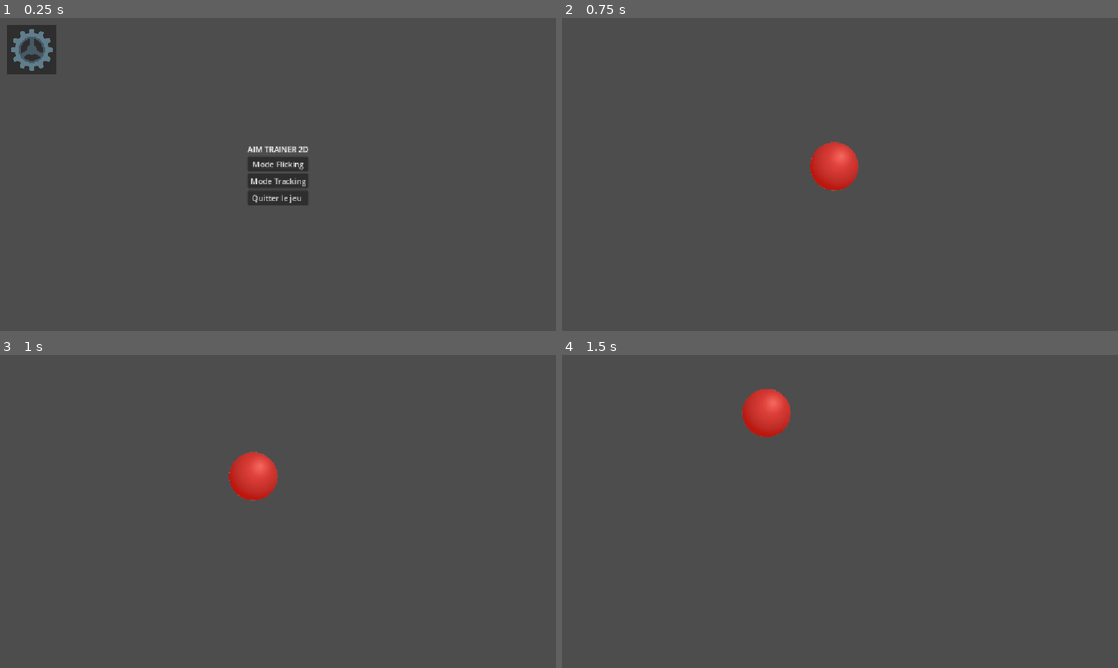
Above: before the commit, frames 1-4 (two rows, left to right).
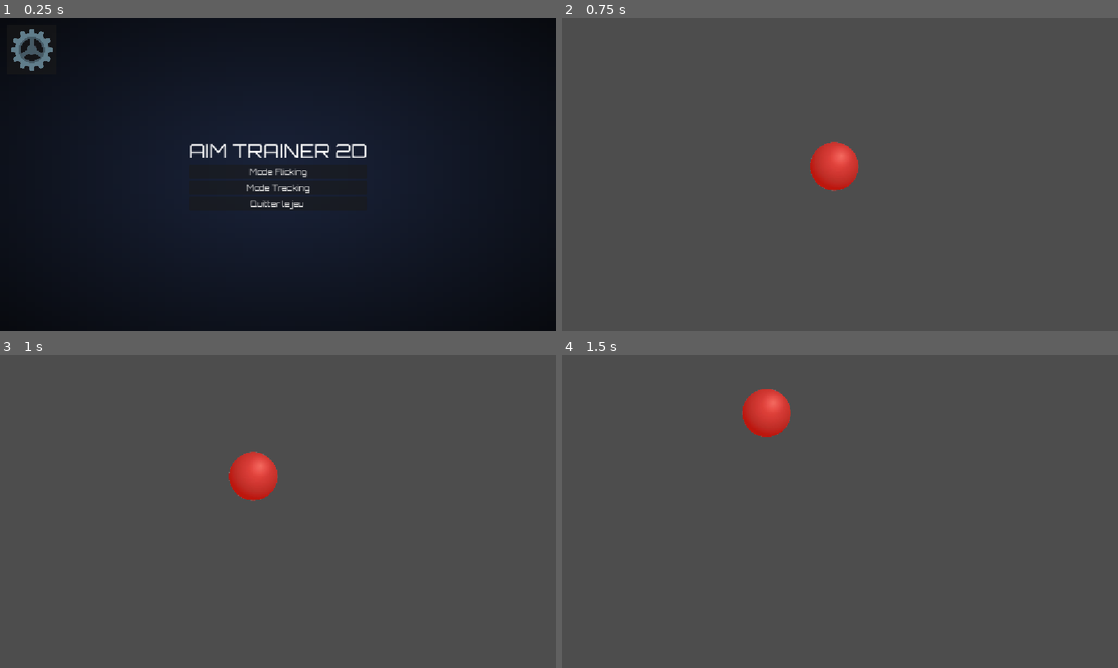
Above: after the commit, the same moments.

Repository: enflak3/trace-x
Game: Godot game, scene res://main_menu.tscn
Two runs of this game, one before a commit and one after it. Both use one fixed random seed, a clock stepped at 60 frames per second and the inputs below.
Inputs (mouse positions are in pixels of both pictures, inside the frame that each line leads up to):
- Up to frame 1 (0.25 s): no input
- Up to frame 2 (0.75 s): click "Mode Tracking" at 0.5 s
- Up to frame 3 (1 s): no input
- Up to frame 4 (1.5 s): move the mouse to (789, 442) at 1.27 s; click (789, 442) at 1.42 s

The runs differ from the first frame. In frame 1, 99% of the frame differs, in the area x 0-100%, y 0-100%; in frame 2, nothing differs; in frame 3, nothing differs; in frame 4, nothing differs.

Commit message:
Style
Ajout d'un arriere plan de meilleure couleur + nouvelle police de texte

Diff:
--- a/Main.tscn
+++ b/Main.tscn
@@ -1,6 +1,7 @@
 [gd_scene format=3 uid="uid://l6m0w4enrqsi"]
 
 [ext_resource type="Script" uid="uid://xw0e7y7vmq6l" path="res://main.gd" id="1_glv2v"]
+[ext_resource type="FontFile" uid="uid://dk4gl5munqf24" path="res://Orbitron-VariableFont_wght.ttf" id="2_uu6xs"]
 
 [node name="Main" type="Node2D" unique_id=1524956141]
 script = ExtResource("1_glv2v")
@@ -28,14 +29,17 @@
 
 [node name="Pause" type="Label" parent="PauseLayer/PauseMenu/VBoxContainer" unique_id=1972470821]
 layout_mode = 2
+theme_override_fonts/font = ExtResource("2_uu6xs")
 text = "Pause"
 horizontal_alignment = 1
 vertical_alignment = 1
 
 [node name="BtnResume" type="Button" parent="PauseLayer/PauseMenu/VBoxContainer" unique_id=1773483094]
 layout_mode = 2
+theme_override_fonts/font = ExtResource("2_uu6xs")
 text = "Reprendre"
 
 [node name="BtnQuit" type="Button" parent="PauseLayer/PauseMenu/VBoxContainer" unique_id=634586824]
 layout_mode = 2
+theme_override_fonts/font = ExtResource("2_uu6xs")
 text = "Quitter"
--- a/main_menu.tscn
+++ b/main_menu.tscn
@@ -2,6 +2,16 @@
 
 [ext_resource type="Script" uid="uid://c614wg7dau8a8" path="res://main_menu.gd" id="1_06t4h"]
 [ext_resource type="Texture2D" uid="uid://daryke23gue0j" path="res://gear-removebg-preview.png" id="2_7vrkn"]
+[ext_resource type="FontFile" uid="uid://dk4gl5munqf24" path="res://Orbitron-VariableFont_wght.ttf" id="2_fu7sn"]
+
+[sub_resource type="Gradient" id="Gradient_jsphu"]
+colors = PackedColorArray(0.101960786, 0.13725491, 0.22745098, 1, 0.03137255, 0.039215688, 0.05882353, 1)
+
+[sub_resource type="GradientTexture2D" id="GradientTexture2D_44saq"]
+gradient = SubResource("Gradient_jsphu")
+fill = 1
+fill_from = Vector2(0.5, 0.5)
+fill_to = Vector2(1, 1)
 
 [node name="MainMenu" type="Control" unique_id=1301583674]
 layout_mode = 3
@@ -11,6 +21,15 @@
 grow_horizontal = 2
 grow_vertical = 2
 script = ExtResource("1_06t4h")
+
+[node name="TextureRect" type="TextureRect" parent="." unique_id=449185307]
+layout_mode = 1
+anchors_preset = 15
+anchor_right = 1.0
+anchor_bottom = 1.0
+grow_horizontal = 2
+grow_vertical = 2
+texture = SubResource("GradientTexture2D_44saq")
 
 [node name="VBoxContainer" type="VBoxContainer" parent="." unique_id=86355285]
 layout_mode = 1
@@ -28,18 +47,23 @@
 
 [node name="Label" type="Label" parent="VBoxContainer" unique_id=422736733]
 layout_mode = 2
+theme_override_fonts/font = ExtResource("2_fu7sn")
+theme_override_font_sizes/font_size = 40
 text = "AIM TRAINER 2D"
 
 [node name="BtnFlick" type="Button" parent="VBoxContainer" unique_id=1641255369]
 layout_mode = 2
+theme_override_fonts/font = ExtResource("2_fu7sn")
 text = "Mode Flicking"
 
 [node name="BtnTracking" type="Button" parent="VBoxContainer" unique_id=1310452859]
 layout_mode = 2
+theme_override_fonts/font = ExtResource("2_fu7sn")
 text = "Mode Tracking"
 
 [node name="BtnQuit" type="Button" parent="VBoxContainer" unique_id=2017787268]
 layout_mode = 2
+theme_override_fonts/font = ExtResource("2_fu7sn")
 text = "Quitter le jeu "
 
 [node name="FlickSelectPanel" type="PanelContainer" parent="." unique_id=943096321]
@@ -62,6 +86,7 @@
 
 [node name="Nombre de cibles" type="Label" parent="FlickSelectPanel/VBoxContainer" unique_id=946609378]
 layout_mode = 2
+theme_override_fonts/font = ExtResource("2_fu7sn")
 horizontal_alignment = 1
 
 [node name="HBoxContainer" type="HBoxContainer" parent="FlickSelectPanel/VBoxContainer" unique_id=912842343]
@@ -70,20 +95,24 @@
 [node name="Btn10" type="Button" parent="FlickSelectPanel/VBoxContainer/HBoxContainer" unique_id=1515724876]
 custom_minimum_size = Vector2(70, 50)
 layout_mode = 2
+theme_override_fonts/font = ExtResource("2_fu7sn")
 text = "10"
 
 [node name="Btn25" type="Button" parent="FlickSelectPanel/VBoxContainer/HBoxContainer" unique_id=1317856658]
 custom_minimum_size = Vector2(70, 50)
 layout_mode = 2
+theme_override_fonts/font = ExtResource("2_fu7sn")
 text = "25"
 
 [node name="Btn50" type="Button" parent="FlickSelectPanel/VBoxContainer/HBoxContainer" unique_id=382504192]
 custom_minimum_size = Vector2(70, 50)
 layout_mode = 2
+theme_override_fonts/font = ExtResource("2_fu7sn")
 text = "50"
 
 [node name="BtnBack" type="Button" parent="FlickSelectPanel/VBoxContainer" unique_id=1545175015]
 layout_mode = 2
+theme_override_fonts/font = ExtResource("2_fu7sn")
 text = "Retour"
 
 [node name="BtnSettings" type="Button" parent="." unique_id=832547318]
@@ -94,6 +123,7 @@
 offset_bottom = 523.0
 scale = Vector2(0.2, 0.2)
 offset_transform_enabled = true
+theme_override_fonts/font = ExtResource("2_fu7sn")
 icon = ExtResource("2_7vrkn")
 
 [node name="SettingsPanel" type="PanelContainer" parent="." unique_id=117764600]
@@ -116,11 +146,13 @@
 
 [node name="Label" type="Label" parent="SettingsPanel/VBoxContainer" unique_id=161372388]
 layout_mode = 2
+theme_override_fonts/font = ExtResource("2_fu7sn")
 text = "PARAMÈTRES	"
 horizontal_alignment = 1
 
 [node name="CheckFullscreen" type="CheckButton" parent="SettingsPanel/VBoxContainer" unique_id=1894645687]
 layout_mode = 2
+theme_override_fonts/font = ExtResource("2_fu7sn")
 text = "Plein écran"
 
 [node name="HBoxContainer" type="HBoxContainer" parent="SettingsPanel/VBoxContainer" unique_id=343986641]
@@ -128,6 +160,7 @@
 
 [node name="Label" type="Label" parent="SettingsPanel/VBoxContainer/HBoxContainer" unique_id=1339917649]
 layout_mode = 2
+theme_override_fonts/font = ExtResource("2_fu7sn")
 text = "Limite FPS : "
 
 [node name="OptionFps" type="OptionButton" parent="SettingsPanel/VBoxContainer/HBoxContainer" unique_id=409852440]
@@ -135,10 +168,12 @@
 
 [node name="CheckShowFps" type="CheckButton" parent="SettingsPanel/VBoxContainer" unique_id=515276170]
 layout_mode = 2
+theme_override_fonts/font = ExtResource("2_fu7sn")
 text = "Afficher les FPS"
 
 [node name="BtnCloseSettings" type="Button" parent="SettingsPanel/VBoxContainer" unique_id=1325409911]
 layout_mode = 2
+theme_override_fonts/font = ExtResource("2_fu7sn")
 text = "Fermer"
 
 [connection signal="pressed" from="VBoxContainer/BtnFlick" to="." method="_on_btn_flick_pressed"]
--- a/resultscreen.tscn
+++ b/resultscreen.tscn
@@ -1,6 +1,7 @@
 [gd_scene format=3 uid="uid://rxpv8l0oft3x"]
 
 [ext_resource type="Script" uid="uid://doys2ad3aixxr" path="res://resultscreen.gd" id="1_g1oky"]
+[ext_resource type="FontFile" uid="uid://dk4gl5munqf24" path="res://Orbitron-VariableFont_wght.ttf" id="2_n0bps"]
 
 [node name="resultscreen" type="Control" unique_id=1247441075]
 layout_mode = 3
@@ -40,16 +41,19 @@
 
 [node name="modetitle" type="Label" parent="PanelContainer/VBoxContainer" unique_id=245526019]
 layout_mode = 2
+theme_override_fonts/font = ExtResource("2_n0bps")
 theme_override_font_sizes/font_size = 22
 horizontal_alignment = 1
 
 [node name="gradelabel" type="Label" parent="PanelContainer/VBoxContainer" unique_id=1563371242]
 layout_mode = 2
+theme_override_fonts/font = ExtResource("2_n0bps")
 theme_override_font_sizes/font_size = 64
 horizontal_alignment = 1
 
 [node name="accuracylabel" type="Label" parent="PanelContainer/VBoxContainer" unique_id=297950401]
 layout_mode = 2
+theme_override_fonts/font = ExtResource("2_n0bps")
 theme_override_font_sizes/font_size = 26
 horizontal_alignment = 1
 
@@ -61,20 +65,25 @@
 
 [node name="stat1" type="Label" parent="PanelContainer/VBoxContainer/statscontainer" unique_id=643319331]
 layout_mode = 2
+theme_override_fonts/font = ExtResource("2_n0bps")
 
 [node name="stat2" type="Label" parent="PanelContainer/VBoxContainer/statscontainer" unique_id=994613006]
 layout_mode = 2
+theme_override_fonts/font = ExtResource("2_n0bps")
 
 [node name="stat3" type="Label" parent="PanelContainer/VBoxContainer/statscontainer" unique_id=1405431619]
 layout_mode = 2
+theme_override_fonts/font = ExtResource("2_n0bps")
 
 [node name="buttoncontainer" type="HBoxContainer" parent="PanelContainer/VBoxContainer" unique_id=1628775014]
 layout_mode = 2
 
 [node name="retrybutton" type="Button" parent="PanelContainer/VBoxContainer/buttoncontainer" unique_id=1627874431]
 layout_mode = 2
+theme_override_fonts/font = ExtResource("2_n0bps")
 text = "Rejouer"
 
 [node name="menubutton" type="Button" parent="PanelContainer/VBoxContainer/buttoncontainer" unique_id=996762836]
 layout_mode = 2
+theme_override_fonts/font = ExtResource("2_n0bps")
 text = "Menu principal"
--- a/trackinggame.tscn
+++ b/trackinggame.tscn
@@ -1,6 +1,7 @@
 [gd_scene format=3 uid="uid://ck44avhuwjaas"]
 
 [ext_resource type="Script" uid="uid://be40pmw4y50t3" path="res://trackinggame.gd" id="1_8hues"]
+[ext_resource type="FontFile" uid="uid://dk4gl5munqf24" path="res://Orbitron-VariableFont_wght.ttf" id="2_sfik0"]
 
 [node name="trackinggame" type="Node2D" unique_id=382880099]
 script = ExtResource("1_8hues")
@@ -28,14 +29,17 @@
 
 [node name="Pause" type="Label" parent="PauseLayer/PauseMenu/VBoxContainer" unique_id=1440264143]
 layout_mode = 2
+theme_override_fonts/font = ExtResource("2_sfik0")
 text = "Pause"
 horizontal_alignment = 1
 vertical_alignment = 1
 
 [node name="BtnResume" type="Button" parent="PauseLayer/PauseMenu/VBoxContainer" unique_id=807697419]
 layout_mode = 2
+theme_override_fonts/font = ExtResource("2_sfik0")
 text = "Reprendre"
 
 [node name="BtnQuit" type="Button" parent="PauseLayer/PauseMenu/VBoxContainer" unique_id=1449458394]
 layout_mode = 2
+theme_override_fonts/font = ExtResource("2_sfik0")
 text = "Quitter"
Binary file added: Orbitron-VariableFont_wght.ttf
Not shown, added: Orbitron-VariableFont_wght.ttf.import
